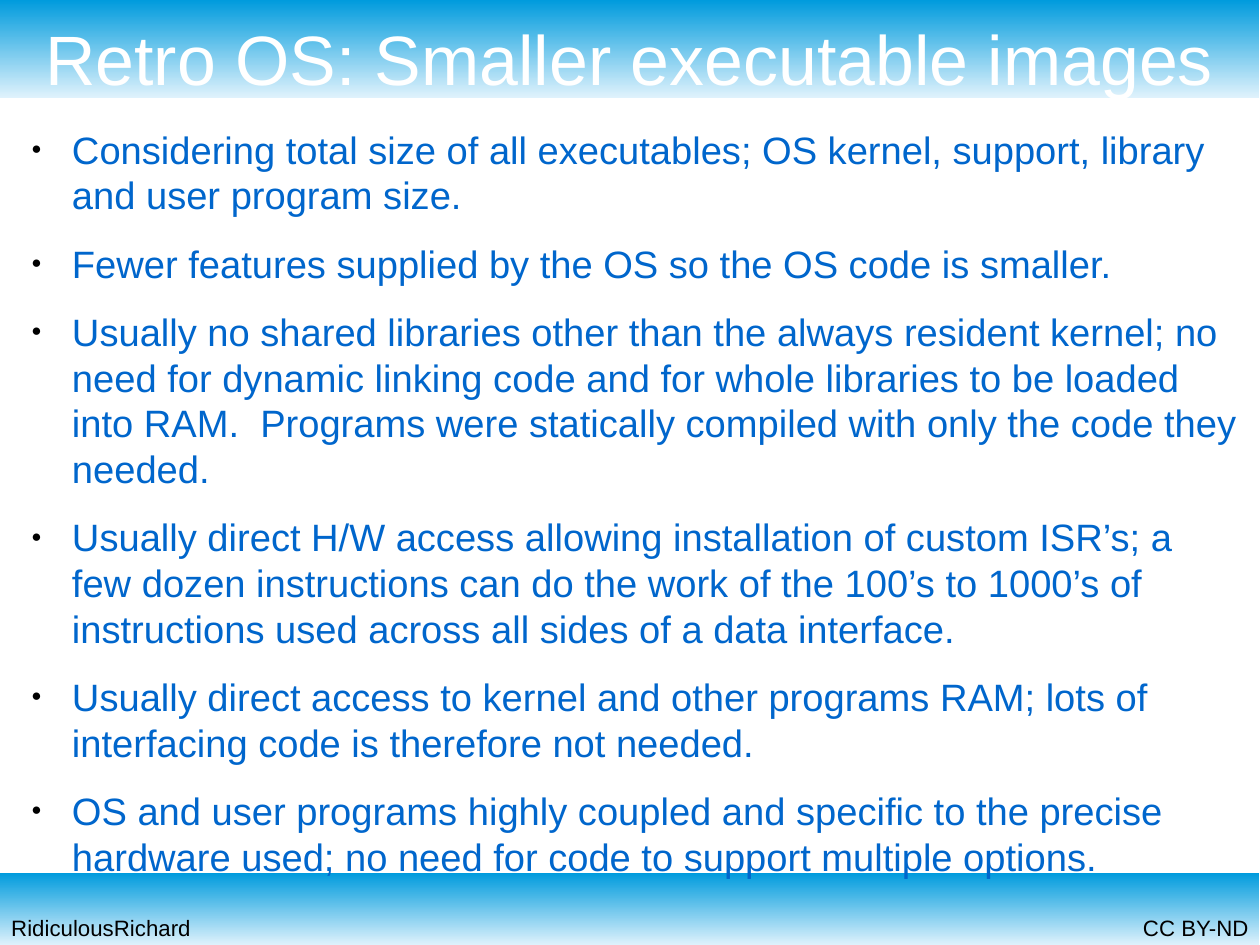
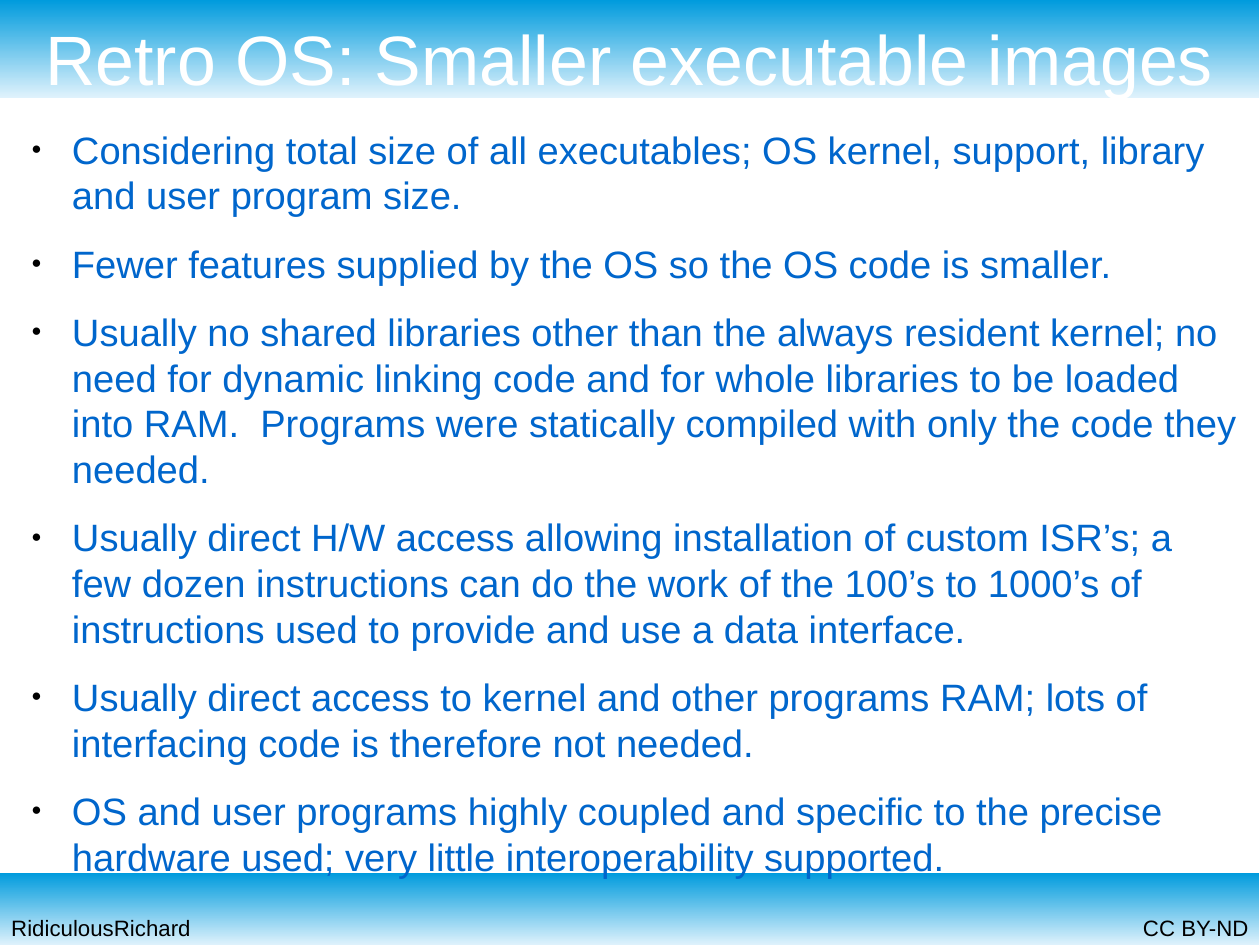
Before and after one commit to RidiculousRichard/presentations, a slide deck: slide 9 of Retro OS.odp. Drawn at 1260x945 pixels with LibreOffice and Linux fonts; fonts in the diff are those of the drawing. Boxes give left, top, right and bottom in pixels: in the first picture for what was removed or moved away, otherwise in the second. Text is boxed around its words. In the diff, an @@ line names an element or a change of style, - is before the commit and + after.

```diff
--- a/Retro OS.odp
+++ b/Retro OS.odp
@@ text at (72,523,1172,651): text changed @@
-● Usually direct H/W access allowing installation of custom ISR’s; a few dozen instructions can do the work of the 100’s to 1000’s of instructions used across all sides of a data interface.
+● Usually direct H/W access allowing installation of custom ISR’s; a few dozen instructions can do the work of the 100’s to 1000’s of instructions used to provide and use a data interface.
@@ text at (72,797,1163,879): text changed @@
-● OS and user programs highly coupled and specific to the precise hardware used; no need for code to support multiple options.
+● OS and user programs highly coupled and specific to the precise hardware used; very little interoperability supported.
```
Also in this commit, not shown: 4 other slides changed.
